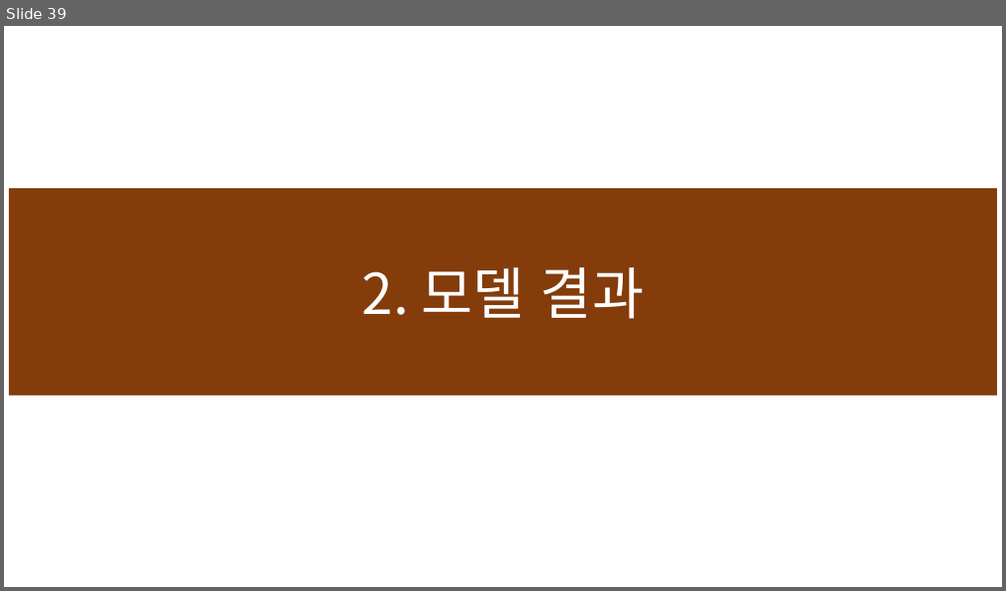
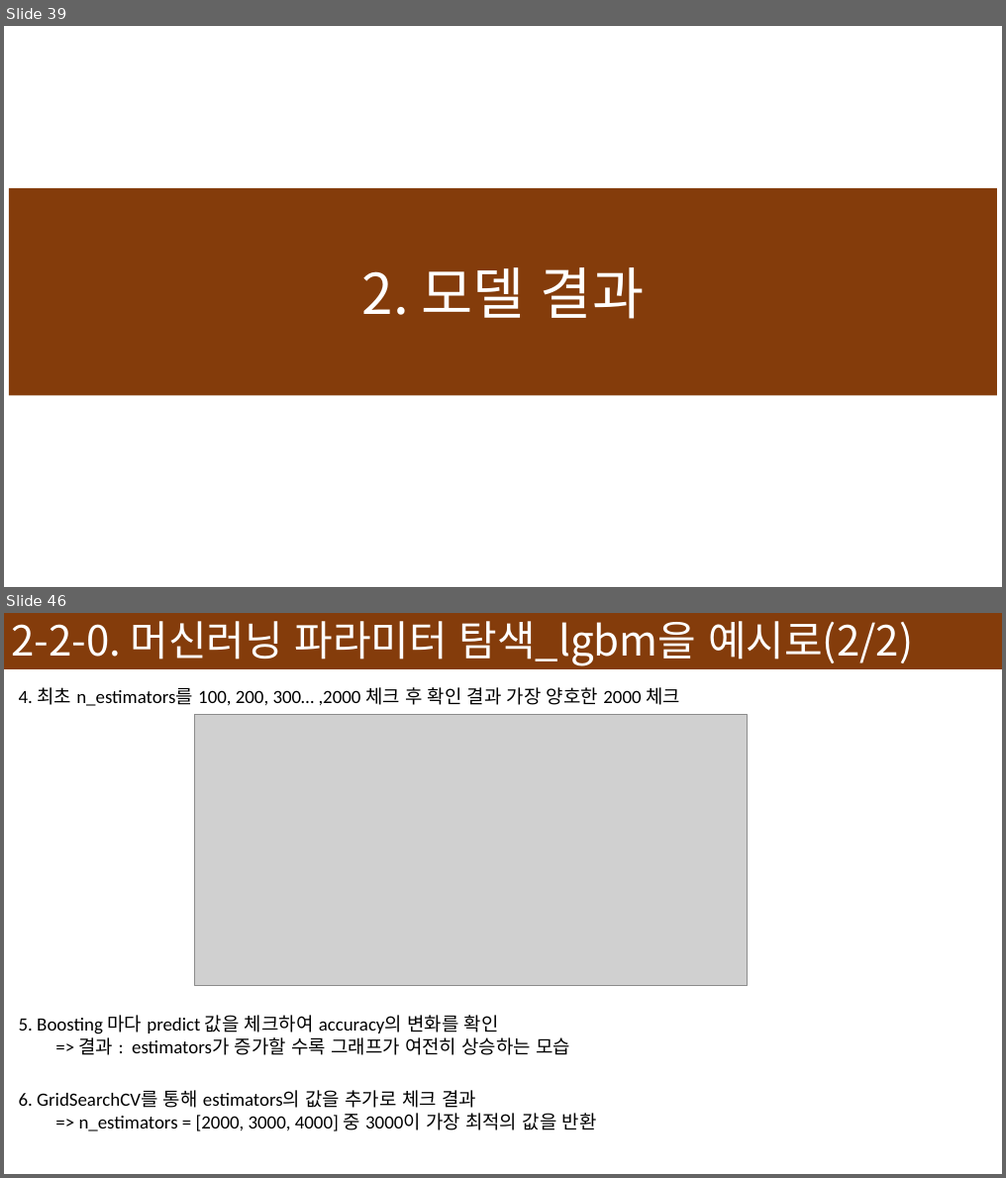
Before and after one commit to devna0111/FlowCast, a slide deck: presentation/Model 설명서.pptx. Shown one above the other, each under a label of ours: slide 39 before the commit, slides 39 and 46 after it; the slides between them are not shown. The pictures are 1006x591 and 1006x1178 pixels, drawn with LibreOffice and Linux fonts; fonts in the diff are those of the drawing; grey boxes stand for pictures. Boxes give left, top, right and bottom in pixels: in the first picture for what was removed or moved away, otherwise in the second. Text is boxed around its words. In the diff, an @@ line names an element or a change of style, - is before the commit and + after.

```diff
--- a/presentation/Model 설명서.pptx
+++ b/presentation/Model 설명서.pptx
@@ slide 46 added at [4,613,1002,1174], background #FFFFFF @@
@@ rectangle added at [4,613,1002,669], fill #843C0B, 40 pt, text #FFFFFF @@
+2-2-0. 머신러닝 파라미터 탐색_lgbm을 예시로(2/2)
@@ text added at [19,687,680,706], 18 pt, text #000000 @@
+4. 최초 n_estimators를 100, 200, 300… ,2000 체크 후 확인 결과 가장 양호한 2000 체크
@@ picture added at [195,714,747,986] @@
@@ text added at [19,1015,570,1056], 18 pt, text #000000 @@
+5. Boosting 마다 predict 값을 체크하여 accuracy의 변화를 확인
+=> 결과 : estimators가 증가할 수록 그래프가 여전히 상승하는 모습
@@ text added at [19,1090,597,1132], 18 pt, text #000000 @@
+6. GridSearchCV를 통해 estimators의 값을 추가로 체크 결과
+=> n_estimators = [2000, 3000, 4000] 중 3000이 가장 최적의 값을 반환
```
Also in this commit, not shown: 7 slides changed, 11 other slides added, 1 slide removed, 1 other file.
